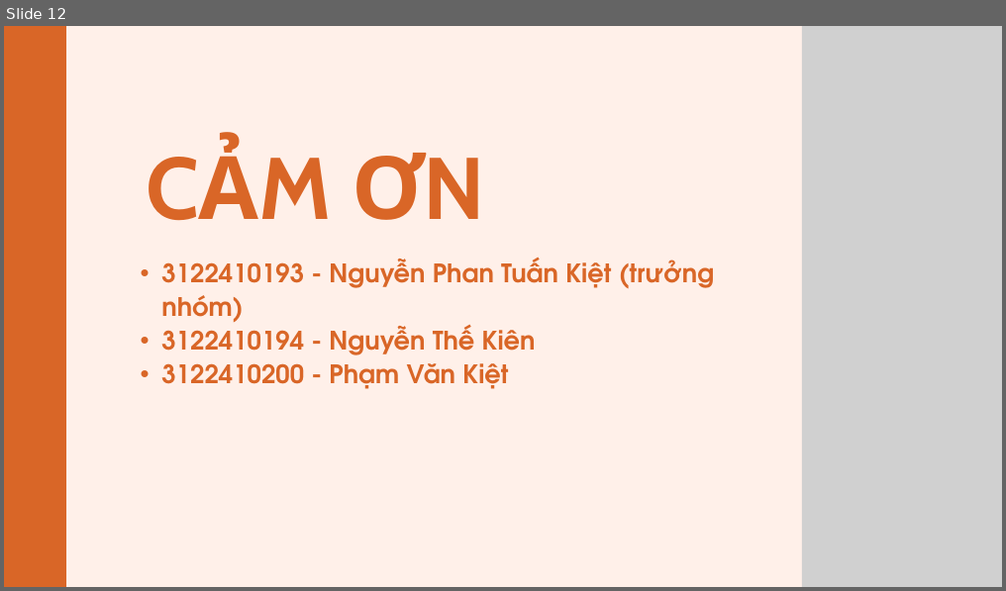
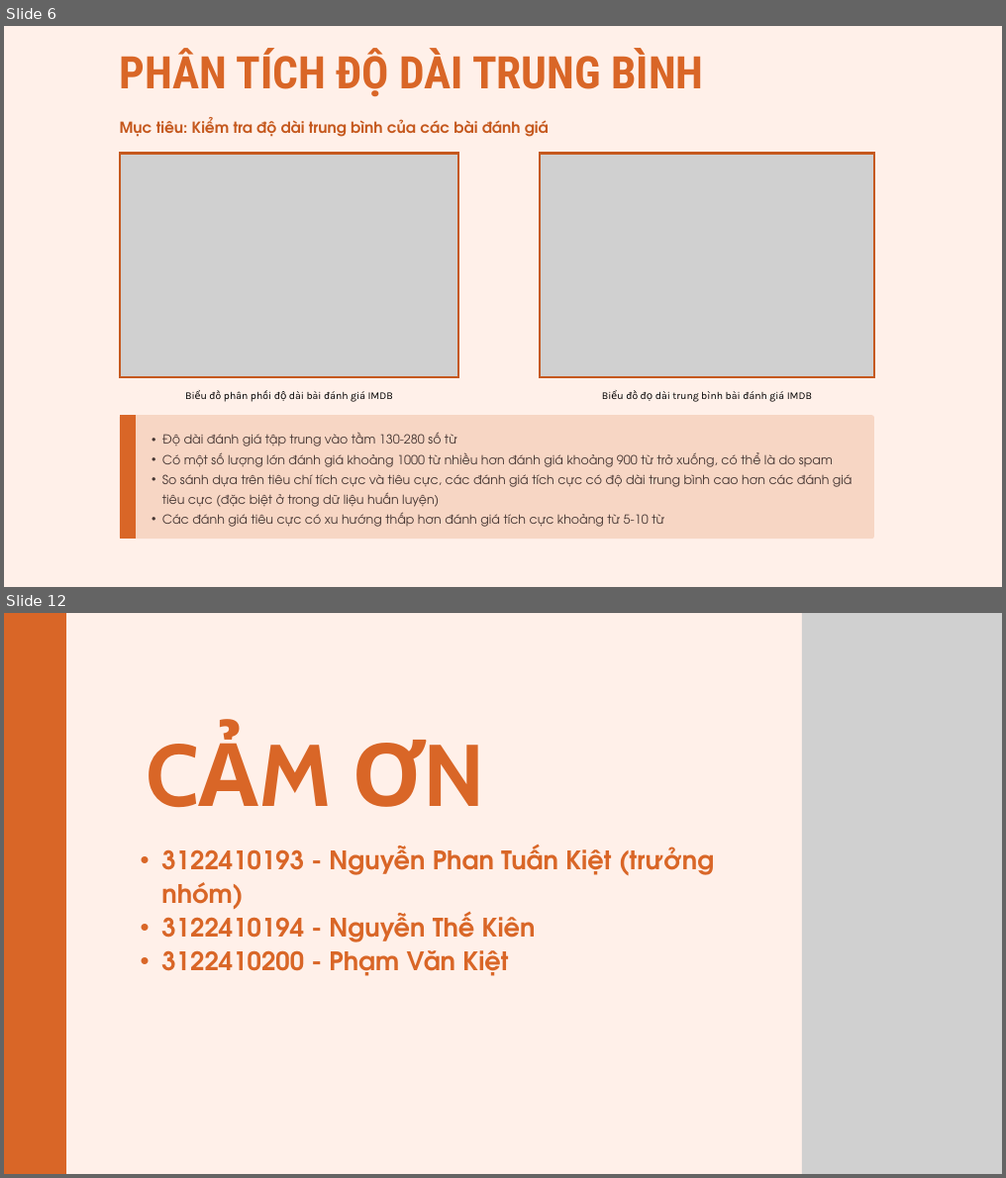
Before and after one commit to kietng04/NCKH, a slide deck: Bài 4 - Khảo sát đề tài/EDA Analyst.pptx. Shown one above the other, each under a label of ours: slide 12 before the commit, slides 6 and 12 after it; the slides between them are not shown. The pictures are 1006x591 and 1006x1178 pixels, drawn with LibreOffice and Linux fonts; fonts in the diff are those of the drawing; grey boxes stand for pictures. Boxes give left, top, right and bottom in pixels: in the first picture for what was removed or moved away, otherwise in the second. Text is boxed around its words. In the diff, an @@ line names an element or a change of style, - is before the commit and + after.

```diff
--- a/Bài 4 - Khảo sát đề tài/EDA Analyst.pptx
+++ b/Bài 4 - Khảo sát đề tài/EDA Analyst.pptx
@@ slide 6 added at <box>4,26,1002,587</box>, background #FFF0E9 @@
@@ text added at <box>120,48,703,97</box>, 64.8 pt, text #D96627, bold @@
+PHÂN TÍCH ĐỘ DÀI TRUNG BÌNH
@@ text added at <box>120,117,548,137</box>, 22 pt, text #C5581D, bold @@
+Mục tiêu: Kiểm tra độ dài trung bình của các bài đánh giá
@@ picture added at <box>119,154,458,377</box> @@
@@ picture added at <box>540,154,874,377</box> @@
@@ text added at <box>209,391,393,402</box>, 15 pt, text #000000 @@
+Biểu đồ phân phối độ dài bài đánh giá IMDB
@@ text added at <box>626,391,812,402</box>, 15 pt, text #000000 @@
+Biểu đồ đọ dài trung bình bài đánh giá IMDB
@@ freeform shape added at <box>119,415,874,539</box>, fill #D96627 at 19% opacity @@
@@ freeform shape added at <box>119,415,136,539</box>, fill #D96627 @@
@@ text added at <box>162,432,852,527</box>, 18 pt, text #252D37 @@
+  • Độ dài đánh giá tập trung vào tầm 130-280 số từ
+  • Có một số lượng lớn đánh giá khoảng 1000 từ nhiều hơn đánh giá khoảng 900 từ trở xuống, có thể là do spam
+  • So sánh dựa trên tiêu chí tích cực và tiêu cực, các đánh giá tích cực có độ dài trung bình cao hơn các đánh giá tiêu cực (đặc biệt ở trong dữ liệu huấn luyện)
+  • Các đánh giá tiêu cực có xu hướng thấp hơn đánh giá tích cực khoảng từ 5-10 từ
```
Also in this commit, not shown: 4 slides changed, 6 other slides added, 7 slides removed.
